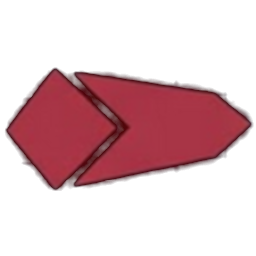
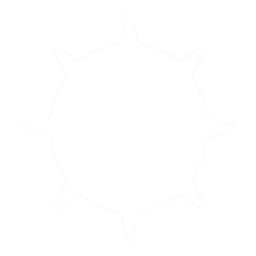
Revision of a layered 256×256 image; what changed, layer by layer:
removed layer "Pasted Layer copy #2" over (4, 67, 254, 191)
added layer "Transformation copy" above "Transformation #2" over (13, 13, 243, 243)